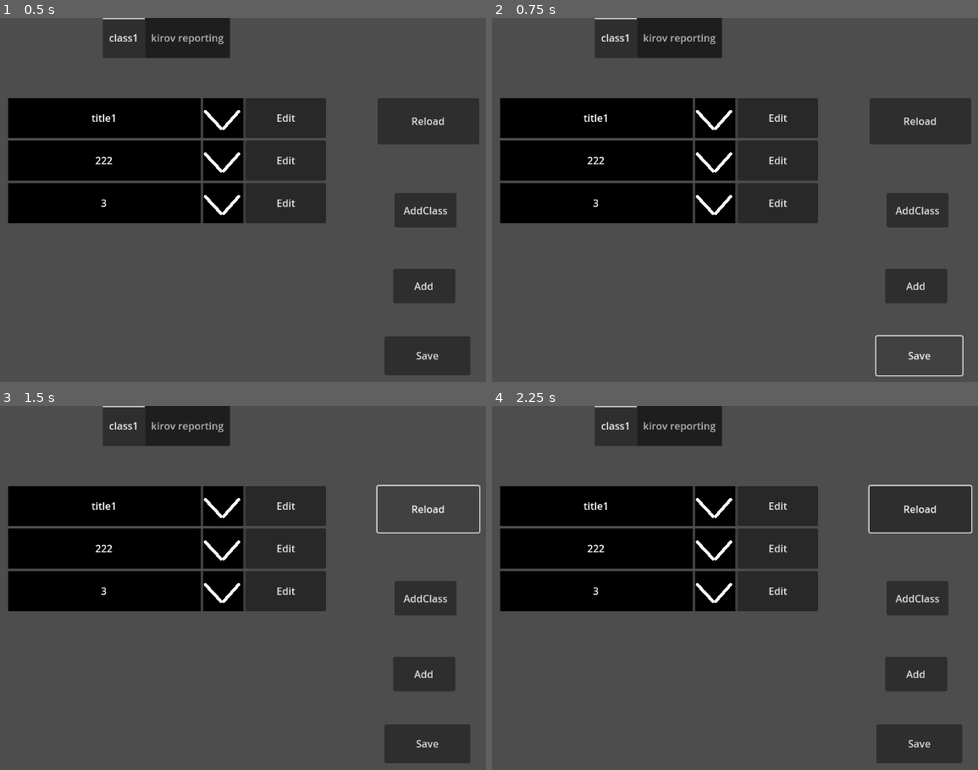
Above: before the commit, frames 1-4 (two rows, left to right).
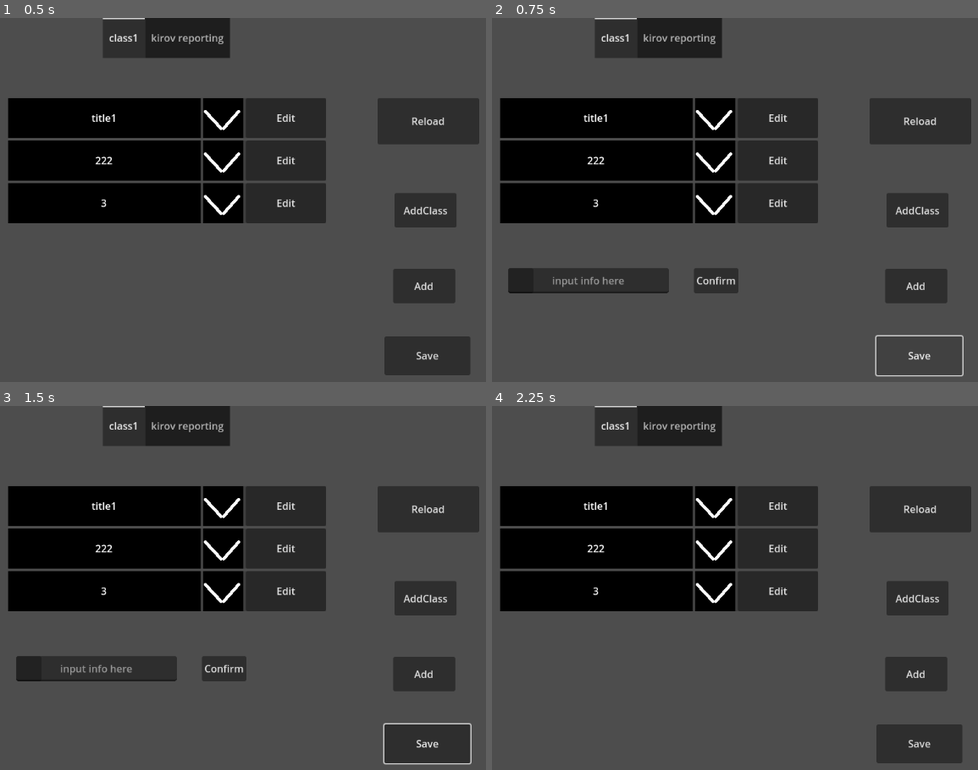
Above: after the commit, the same moments.

Repository: lfoxhlnut/KeyManager
Game: Godot game, scene res://ui/main.tscn
Same seed, same stepped clock (60 frames per second), same inputs: the game is played once before the commit and once after it.
Inputs (mouse positions are in pixels of both pictures, inside the frame that each line leads up to):
- Up to frame 1 (0.5 s): no input
- Up to frame 2 (0.75 s): click "Save" at 0.5 s
- Up to frame 3 (1.5 s): click "Reload" at 1.25 s
- Up to frame 4 (2.25 s): click (715, 668) at 2 s, where only the run after the commit has a clickable "Confirm"

Frame 1 is identical in both runs. In frame 2, 2.8% of the frame differs, in the area x 3-51%, y 68-76%; in frame 3, 3.3%, in the area x 3-99%, y 21-99%; in frame 4, 0.3%.

Commit message:
password  required now when saving and reloading

Diff:
--- a/script/content.gd
+++ b/script/content.gd
@@ -2,6 +2,7 @@
 
 const ItemTscn := preload("res://ui/item.tscn")
 const EditWindowTscn = preload("res://ui/edit_window.tscn")
+const InfoInputTscn = preload("res://ui/info_input.tscn")
 
 var data_dict: Dictionary = {}:
 	set(v):
@@ -75,16 +76,40 @@
 
 
 func _on_save_pressed() -> void:
-	print_debug("ready to save:", data_dict)
-	Global.save(data_dict)
+	#print_debug("ready to save:", data_dict)
+	Global.save(data_dict, await get_save_key())
+
+
+var _save_key: String
+func get_save_key() -> String:
+	var info_input: InfoInput = InfoInputTscn.instantiate()
+	# TODO: hud 遮罩不能设为无色透明, 不然 info input 太不明显
+	info_input.global_position = Vector2(300, 400)
+
+	# NOTE: gdscript 里没有函数闭包, 不能访问函数的局部变量
+	# 但是 info_input.queue_free() 这句是有用的
+	info_input.confirmed.connect(func(text: String):
+		_save_key = text
+		info_input.queue_free()
+		Global.get_hud().exclusive_mouse = false
+	)
+	Global.get_hud().add_child(info_input)
+	Global.get_hud().exclusive_mouse = true
+	await info_input.confirmed
+	return _save_key
 
 
 func _on_reload_pressed() -> void:
-	# BUG: 现在 reload 之后 data.info 为空的 item 展开后也会显示 item.body
-	data_dict = Global.load_save()
+	var res := Global.load_save(await get_save_key())
+	if res == {}:
+		# TODO: 添加提示等
+		print_debug("no save or password err")
+	else:
+		data_dict = res
 
 
-# _on_add_pressed 和 _on_add_class_pressed 都源自 item.gd 中一个函数, 可考虑封装
+# _on_add_pressed 和 _on_add_class_pressed 都源自 item.gd 中一个函数,
+# 可考虑封装, 就像 get_save_key 一样, 用 await
 func _on_add_pressed() -> void:
 	var ew: EditWindow = EditWindowTscn.instantiate()
 
--- a/script/global.gd
+++ b/script/global.gd
@@ -44,19 +44,22 @@
 print(decoded["class1"][0] is String)	# true
 """
 
-func save(data_dict := {}) -> void:
-	var save_file := FileAccess.open_encrypted_with_pass(SAVE_PATH, FileAccess.WRITE, SAVE_KEY)
+func save(data_dict: Dictionary, passwd: String) -> void:
+	var save_file := FileAccess.open_encrypted_with_pass(SAVE_PATH, FileAccess.WRITE, passwd)
 	if save_file == null:
 		print_debug("存档失败, 错误代码 %s" % FileAccess.get_open_error())
+		return
 	save_file.store_pascal_string(JSON.stringify(data_dict))
 	save_file.close()
 
 
-func load_save() -> Dictionary:
+func load_save(passwd: String) -> Dictionary:
+	print_debug("load pswd:", passwd)
 	var res := {}
-	var save_file := FileAccess.open_encrypted_with_pass(SAVE_PATH, FileAccess.READ, SAVE_KEY)
+	var save_file := FileAccess.open_encrypted_with_pass(SAVE_PATH, FileAccess.READ, passwd)
 	if save_file == null:
 		print_debug("读取失败, 错误代码 %s" % FileAccess.get_open_error())
+		return {}
 	var t: Dictionary = JSON.parse_string(save_file.get_pascal_string())
 	print_debug("\n\n what is read:", t)
 	for key: String in t:
--- /dev/null
+++ b/script/info_input.gd
@@ -0,0 +1,17 @@
+class_name InfoInput
+extends Panel
+
+signal confirmed(text: String)
+@onready var hbox: HBoxContainer = $HBoxContainer
+@onready var line_edit: LineEdit = $HBoxContainer/LineEdit
+
+# TODO: 提示词和背景色放到检查器里
+
+func _on_confirm_pressed() -> void:
+	print_debug("line edit text is ", line_edit.text)
+	confirmed.emit(line_edit.text)
+
+
+func _on_h_box_container_resized() -> void:
+	size = hbox.size * 1.2
+	hbox.position = 0.1 * hbox.size
--- /dev/null
+++ b/ui/info_input.tscn
@@ -0,0 +1,30 @@
+[gd_scene load_steps=2 format=3 uid="uid://ccy8chdl8u2ad"]
+
+[ext_resource type="Script" path="res://script/info_input.gd" id="1_iiibg"]
+
+[node name="InfoInput" type="Panel"]
+offset_right = 40.0
+offset_bottom = 40.0
+script = ExtResource("1_iiibg")
+
+[node name="HBoxContainer" type="HBoxContainer" parent="."]
+layout_mode = 2
+offset_right = 367.0
+offset_bottom = 40.0
+
+[node name="LineEdit" type="LineEdit" parent="HBoxContainer"]
+custom_minimum_size = Vector2(256, 0)
+layout_mode = 2
+placeholder_text = "input info here"
+alignment = 1
+
+[node name="Delimiter" type="Control" parent="HBoxContainer"]
+custom_minimum_size = Vector2(32, 0)
+layout_mode = 2
+
+[node name="Confirm" type="Button" parent="HBoxContainer"]
+layout_mode = 2
+text = "Confirm"
+
+[connection signal="resized" from="HBoxContainer" to="." method="_on_h_box_container_resized"]
+[connection signal="pressed" from="HBoxContainer/Confirm" to="." method="_on_confirm_pressed"]
